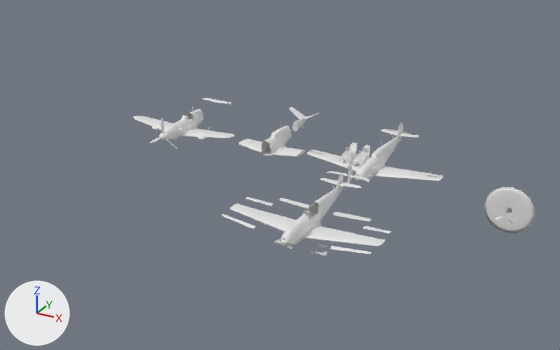
An edit to the FBX model Assets/1.Sof Objects/Aircrafts/Bf 109/Bf 109.fbx, drawn before and after from the same camera.
Before and after are seen from a camera (50 mm lens) standing at (18.3, -47.2, 20.9) and looking at (-6.3, -2.6, -1.3). The axes (+X, +Y, +Z) are drawn at lower left. The lights are the same throughout. Materials are left out; every surface is plain grey. Where no turn or scale is listed for an object, it has been applied to the vertices.

The first picture shows 'Bf 109 E Fuselage.001', 'Bf 109 E Propeller Spinning', 'Bf 109 E-4 Fuselage', 'Bf 109 E-4 Internal', 'Bf 109 F Fuselage', 'Bf 109 F Internal'.
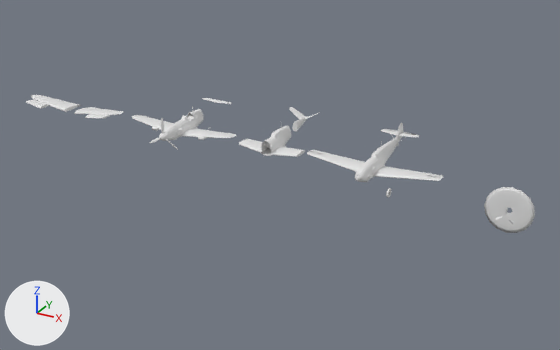
Where the newer file only moved an object's origin or applied its transform, the numbers keep the older frame.

The edits, one by one:
Mesh me_circle_100 is new.
It has 298 vertices, 294 faces and spans x -6.49..3.48, y -0.79..1.33, z -0.24..0.4.
Mesh me_circle_072 is new.
It has 140 vertices, 150 faces and spans x -6.48..3.48, y -1.61..0.83, z -0.24..0.4.
Mesh me_circle_034_1 is new.
It has 229 vertices, 243 faces and spans x -0.09..0.102, y -0.324..0.325, z -0.324..0.325.
Object 'Bf 109 F Internal' (ob_bf_109_f_internal) moves from (-2.0, 0.0, 0.0) to (-16.0, 0.0, 0.0).
Object 'Bf 109 E Fuselage.001' (ob_bf_109_e_fuselage_001) is deleted.
Object 'Bf 109 E-4 Internal' (ob_bf_109_e_4_internal) moves from (-1.0, 0.0, 0.0) to (-8.0, 0.0, 0.0).
Object 'Bf 109 F Left Wing Base Backup' (ob_bf_109_f_left_wing_base_backup) is new; it shows me_circle_100.
Its location is (-25.5, -0.75, -0.29).
Object 'Bf 109 F Left Wing Base Collider Backup' (ob_bf_109_f_left_wing_base_collider_backup) is new; it shows me_circle_072.
Its location is (-25.5, -0.75, -0.29).
Object 'Bf 109 E Wheel' (ob_bf_109_e_wheel) is new; it shows me_circle_034_1.
Its location is (1.57, -1.46, -1.45).

What differs and where, as boxes (x1, y1, x2, y2) in the pictures (560 x 350 px):
'Bf 109 E Fuselage.001', deleted: before (221, 165, 392, 256)
'Bf 109 F Left Wing Base Backup', added: after (31, 95, 124, 115)
'Bf 109 F Internal', moved: before (339, 142, 357, 164); after (187, 113, 194, 121)
'Bf 109 E-4 Internal', moved: before (352, 145, 370, 166); after (265, 142, 270, 147)
'Bf 109 F Left Wing Base Collider Backup', added: after (26, 96, 117, 118)
